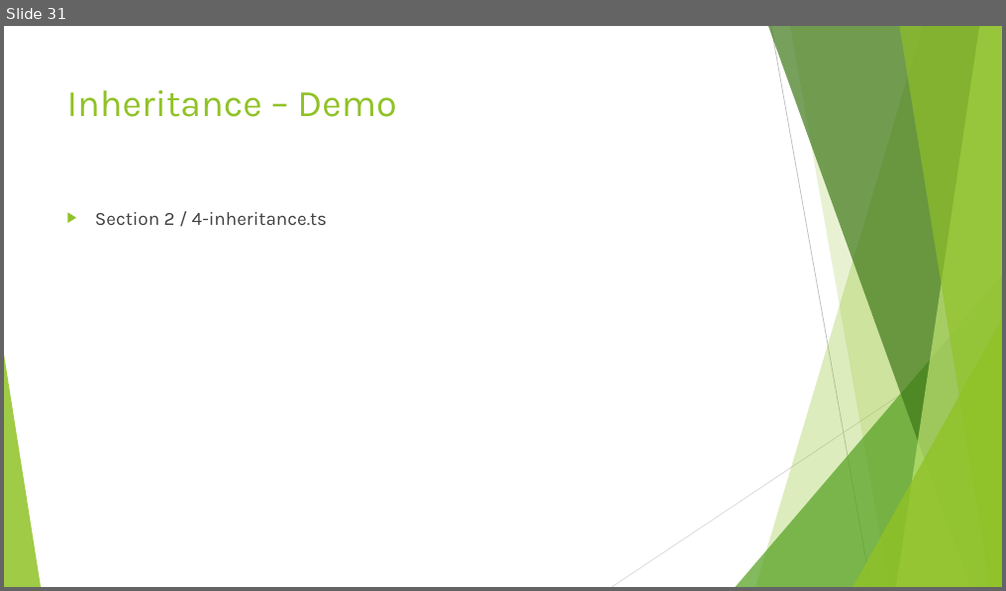
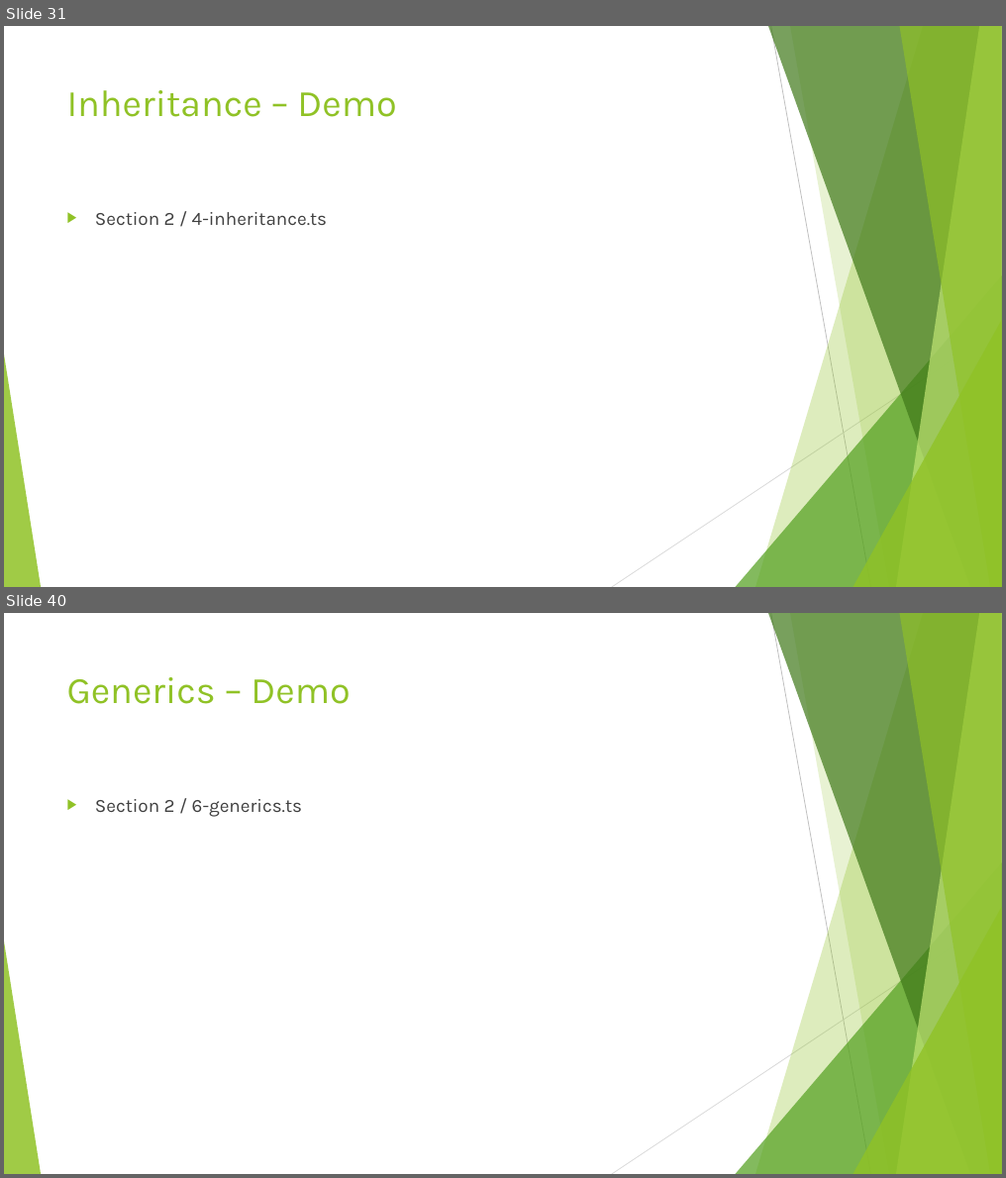
Before and after one commit to dflor003/typescript-fundamentals, a slide deck: Presentation/TypeScriptFundamentals.pptx. Shown one above the other, each under a label of ours: slide 31 before the commit, slides 31 and 40 after it; the slides between them are not shown. The pictures are 1006x591 and 1006x1178 pixels, drawn with LibreOffice and Linux fonts; fonts in the diff are those of the drawing. Boxes give left, top, right and bottom in pixels: in the first picture for what was removed or moved away, otherwise in the second. Text is boxed around its words. In the diff, an @@ line names an element or a change of style, - is before the commit and + after.

Commit message:
DanilF: Added to interfaces section. Added slides and examples for lambdas, generics, and definition files.

```diff
--- a/Presentation/TypeScriptFundamentals.pptx
+++ b/Presentation/TypeScriptFundamentals.pptx
@@ slide 40 added at <box>4,613,1002,1174</box>, background #FFFFFF; not listed: 10 template elements that a slide beside it also shows @@
@@ title added at <box>67,677,350,704</box>, 36 pt, text #90C226 @@
+Generics – Demo
@@ text added at <box>95,799,302,817</box>, 18 pt, text #404040 @@
+▶ Section 2 / 6-generics.ts
```
Also in this commit, not shown: 13 other slides added, 16 other files.
